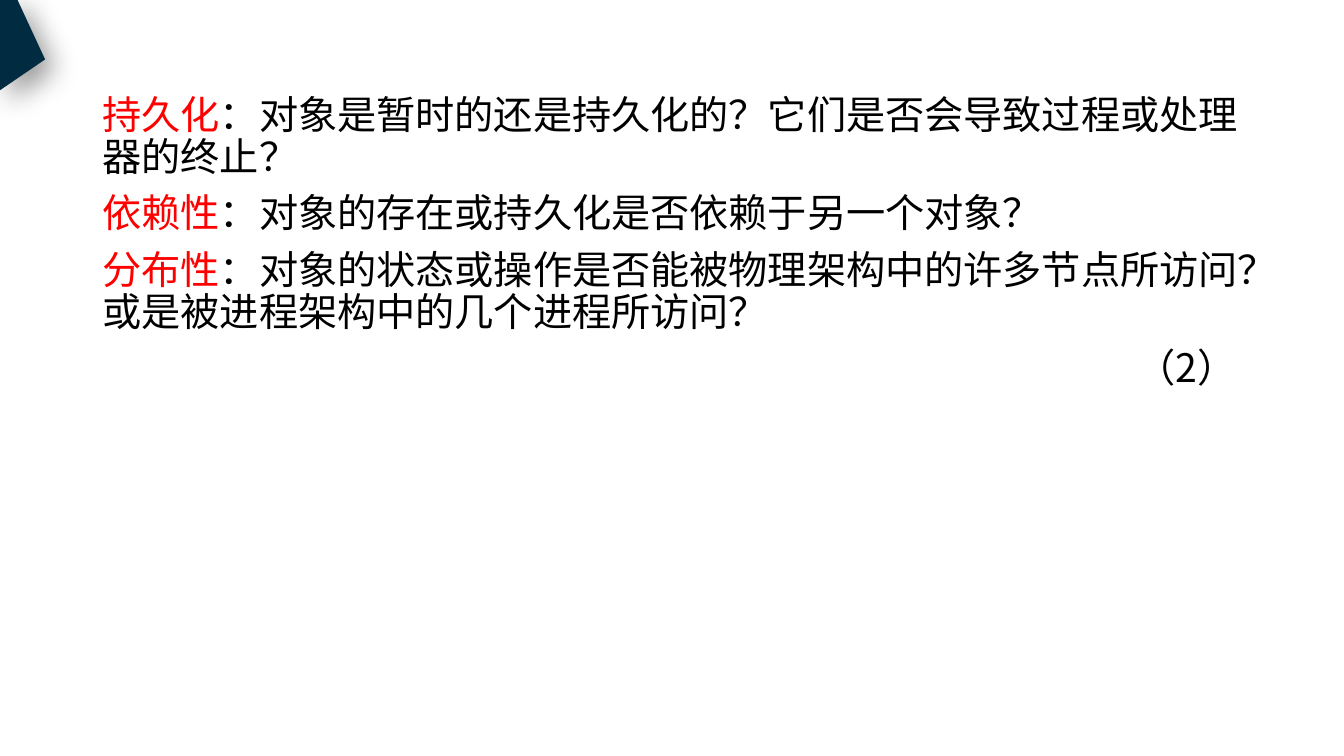
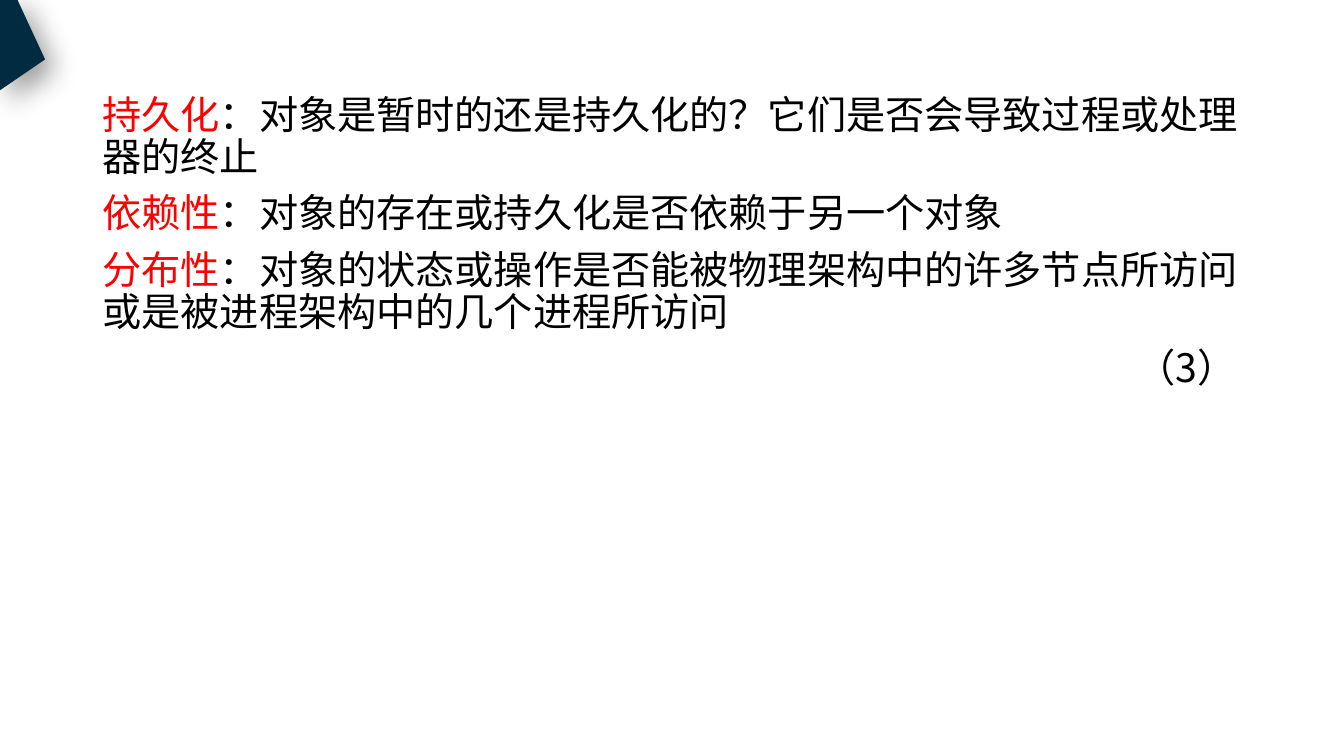
Before and after one commit to PRD2018-G18/PRD2018, a slide deck: slide 46 of 非受控文档/过程文档/UML/UML基础4/UML基础4.pptx (slide 39 before the commit). Drawn at 1344x756 pixels with LibreOffice and Linux fonts; fonts in the diff are those of the drawing. Boxes give left, top, right and bottom in pixels: in the first picture for what was removed or moved away, otherwise in the second. Text is boxed around its words. In the diff, an @@ line names an element or a change of style, - is before the commit and + after.

```diff
--- a/非受控文档/过程文档/UML/UML基础4/UML基础4.pptx
+++ b/非受控文档/过程文档/UML/UML基础4/UML基础4.pptx
@@ text at (x1=102, y1=96, x2=1237, y2=386): text changed @@
-持久化：对象是暂时的还是持久化的？它们是否会导致过程或处理器的终止？
-依赖性：对象的存在或持久化是否依赖于另一个对象？
-分布性：对象的状态或操作是否能被物理架构中的许多节点所访问？或是被进程架构中的几个进程所访问？
-（2）
+持久化：对象是暂时的还是持久化的？它们是否会导致过程或处理器的终止
+依赖性：对象的存在或持久化是否依赖于另一个对象
+分布性：对象的状态或操作是否能被物理架构中的许多节点所访问或是被进程架构中的几个进程所访问
+（3）
```
Also in this commit, not shown: 29 other slides changed, 5 slides added, 14 slides removed, 4 other files.
